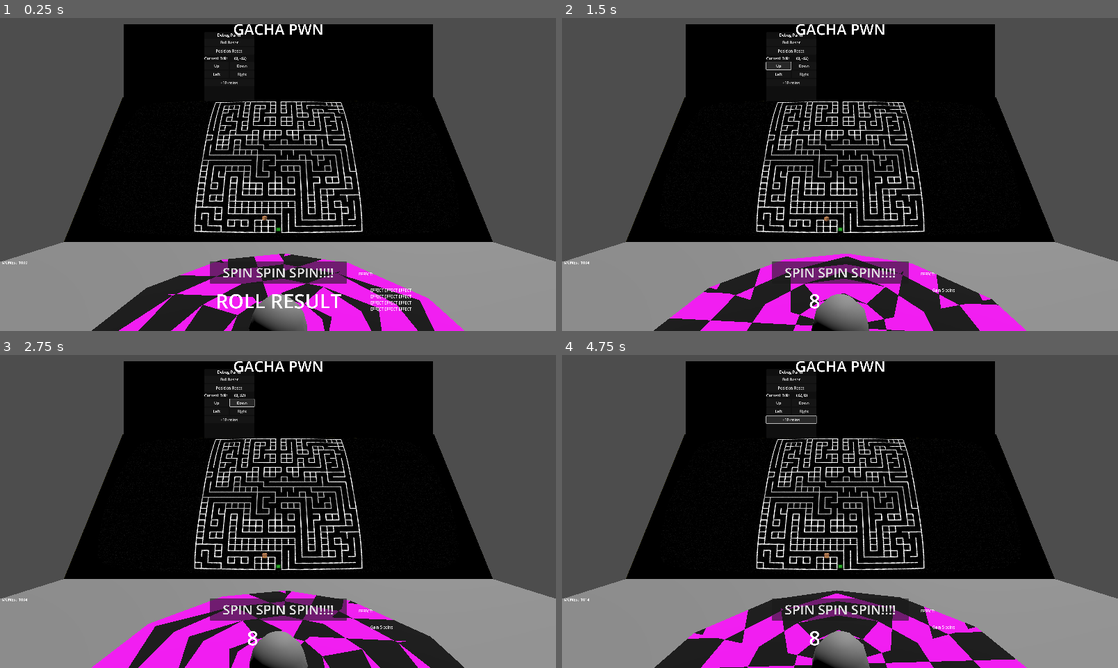
Above: before the commit, frames 1-4 (two rows, left to right).
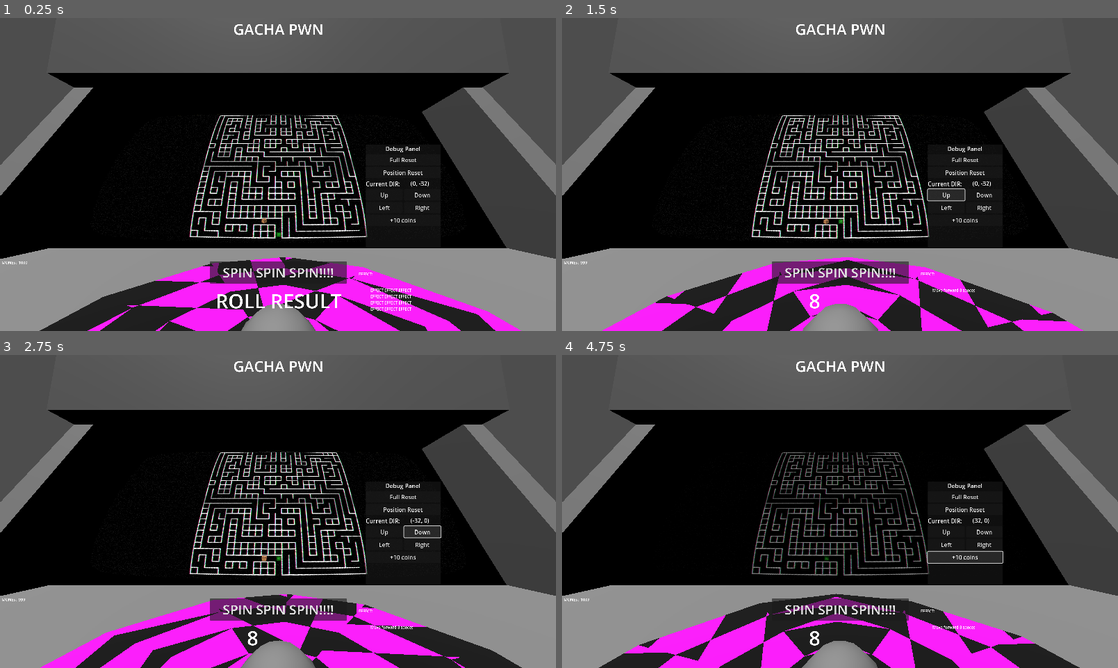
Above: after the commit, the same moments.

Repository: kronoskrull/Untitled-Gacha-game
Game: Godot game, scene res://Level/level.tscn
Same seed, same stepped clock (60 frames per second), same inputs: the game is played once before the commit and once after it. The engine's default icon, where the game draws it, is replaced by a stand-in: a white triangle on a blue panel in a dark square.
Inputs:
- Up to frame 1 (0.25 s): no input
- Up to frame 2 (1.5 s): click "SPIN SPIN SPIN!!!!" at 0.5 s; click "Up" at 1.25 s
- Up to frame 3 (2.75 s): click "Down" at 2 s
- Up to frame 4 (4.75 s): click "Left" at 2.75 s; click "Right" at 3.5 s; click "+10 coins" at 4.25 s

The runs differ from the first frame. In frame 1, 33% of the frame differs, in the area x 0-100%, y 2-100%; in frame 2, 34%; in frame 3, 34%; in frame 4, 34%.

Commit message:
optimized spinresult workflow

Diff:
--- a/Interactables/obtainable.tscn
+++ b/Interactables/obtainable.tscn
@@ -59,7 +59,7 @@
 "times": PackedFloat32Array(0, 1),
 "transitions": PackedFloat32Array(-2, -2),
 "update": 0,
-"values": [Vector2(0, 0), Vector2(0, 2)]
+"values": [Vector2(0, -4), Vector2(0, -2)]
 }
 
 [sub_resource type="AnimationLibrary" id="AnimationLibrary_kvmx7"]
@@ -75,7 +75,6 @@
 collision_layer = 2
 
 [node name="CollisionShape2D" type="CollisionShape2D" parent="Area2D"]
-rotation = -0.785398
 shape = SubResource("RectangleShape2D_u2rhb")
 debug_color = Color(0.6, 0, 1, 0.419608)
 
--- a/Level/level.gd
+++ b/Level/level.gd
@@ -50,52 +50,10 @@
 
 		roll_result.text = str(spinResult)        #CULL
 
-		var distance: int
-		match spinResult:
-			0:
-				distance = 0
-				move(distance)
-				effect.text = "Move forward 0 spaces"
-			1:
-				distance = 1
-				move(distance)
-				effect.text = "Move forward 1 space"
-			2:
-				distance = 2
-				move(distance)
-				effect.text = "Move forward 2 spaces"
-			3:
-				distance = 3
-				move(distance)
-				effect.text = "Move forward 3 spaces"
-			4:
-				distance = 4
-				move(distance)
-				effect.text = "Move forward 4 spaces"
-			5:
-				distance = 5
-				move(distance)
-				effect.text = "Move forward 5 spaces"
-			6:
-				money += 2
-				monUpdate()
-				effect.text = "Gain 2 coins"
-				canSpin = true
-			7:
-				money += 3
-				monUpdate()
-				effect.text = "Gain 3 coins"
-				canSpin = true
-			8:
-				money += 5
-				monUpdate()
-				effect.text = "Gain 5 coins"
-				canSpin = true
-			9:
-				money -= 1
-				monUpdate()
-				effect.text = "Lose 1 coin ;)"
-				canSpin = true
+		var distance: int = spinResult
+
+		move(distance)
+		effect.text = "Move forward " + str(distance) + " spaces"
 
 
 
--- a/Level/level.tscn
+++ b/Level/level.tscn
@@ -32,7 +32,7 @@
 shader_parameter/scanlines_opacity = 0.4
 shader_parameter/scanlines_width = 0.25
 shader_parameter/grille_opacity = 0.0
-shader_parameter/resolution = Vector2(3764, 1696)
+shader_parameter/resolution = Vector2(7628, 3388)
 shader_parameter/pixelate = true
 shader_parameter/roll = false
 shader_parameter/roll_speed = 8.0
@@ -41,8 +41,8 @@
 shader_parameter/distort_intensity = 0.05
 shader_parameter/noise_opacity = 0.4
 shader_parameter/noise_speed = 5.0
-shader_parameter/static_noise_intensity = 0.12
-shader_parameter/aberration = 4.75e-08
+shader_parameter/static_noise_intensity = 0.132
+shader_parameter/aberration = 0.00800005
 shader_parameter/brightness = 1.4
 shader_parameter/discolor = true
 shader_parameter/warp_amount = 1.0
@@ -66,12 +66,13 @@
 texture = SubResource("ViewportTexture_3nx2p")
 
 [node name="Camera3D" type="Camera3D" parent="."]
-transform = Transform3D(1, 0, 0, 0, 1, 0, 0, 0, 1, 0, 2.32714, 21.5758)
+transform = Transform3D(1, 0, 0, 0, 0.992115, -0.125333, 0, 0.125333, 0.992115, -0.000522056, 1.44634, 20.2039)
+fov = 83.0
 
 [node name="lighting & env" type="Node3D" parent="."]
 
 [node name="DirectionalLight3D" type="DirectionalLight3D" parent="lighting & env"]
-transform = Transform3D(-0.866024, -0.433016, 0.250001, 0, 0.499998, 0.866026, -0.500003, 0.749999, -0.43301, 0, 0, 0)
+transform = Transform3D(-0.866024, -0.475921, -0.153307, 0, -0.306611, 0.951835, -0.500003, 0.824311, 0.265532, 0, 0, 0)
 
 [node name="spinnerPLACEHOLDER" type="CSGCylinder3D" parent="lighting & env"]
 transform = Transform3D(1, 0, 0, 0, 1, 0, 0, 0, 1, 0, -0.516094, 18.1308)
@@ -85,7 +86,15 @@
 transform = Transform3D(0.951057, 0, 0.309017, 0, 1, 0, -0.309017, 0, 0.951057, 0, 0.248394, 0)
 
 [node name="CSGBox3D" type="CSGBox3D" parent="lighting & env"]
-transform = Transform3D(1, 0, 0, 0, 1, 0, 0, 0, 1, 0.00088501, 3.82337, 8.58974)
+transform = Transform3D(1, 0, 0, 0, 1, 0, 0, 0, 1, -0.0117798, 10.0422, 8.35042)
+size = Vector3(21, 6, 9)
+
+[node name="CSGBox3D3" type="CSGBox3D" parent="lighting & env"]
+transform = Transform3D(-4.02437e-08, 1.70625e-08, -1, 0.390346, 0.920668, 0, 0.920668, -0.390345, -4.37114e-08, -9.99911, -2.26265, 5.38854)
+size = Vector3(19.0253, 15.459, 1)
+
+[node name="CSGBox3D4" type="CSGBox3D" parent="lighting & env"]
+transform = Transform3D(-4.02437e-08, 1.70625e-08, -1, 0.390346, 0.920668, 0, 0.920668, -0.390345, -4.37114e-08, 10.0009, -2.26265, 5.38855)
 size = Vector3(19.0253, 15.459, 1)
 
 [node name="CSGBox3D2" type="CSGBox3D" parent="lighting & env"]
@@ -922,10 +931,11 @@
 
 [node name="debugPanel" type="PanelContainer" parent="Control"]
 layout_mode = 0
-offset_left = 845.0
-offset_top = 56.0
-offset_right = 1052.0
-offset_bottom = 342.0
+offset_left = 1515.0
+offset_top = 522.0
+offset_right = 1722.0
+offset_bottom = 808.0
+scale = Vector2(1.5, 1.5)
 
 [node name="VBoxContainer" type="VBoxContainer" parent="Control/debugPanel"]
 layout_mode = 2
